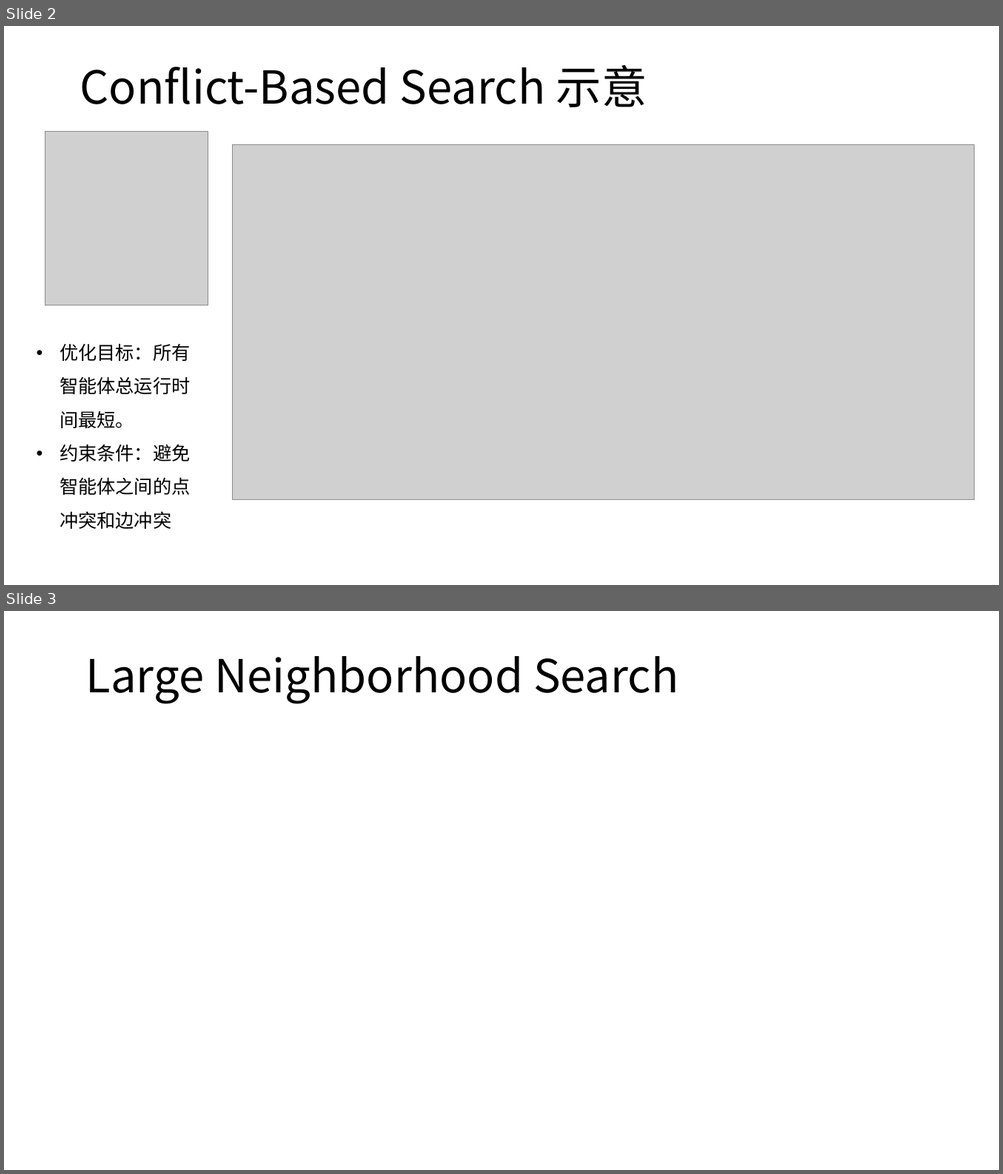
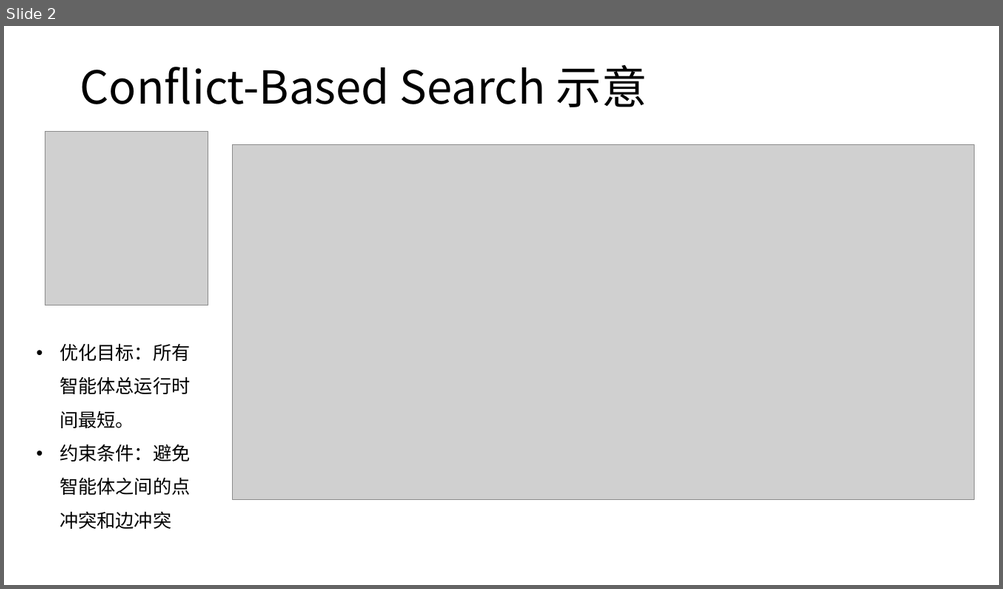
Before and after one commit to ssfc/npbenchmark, a slide deck: npbenchmark-main/MAPF/CBS-LNS.pptx. Shown one above the other, each under a label of ours: slides 2 and 3 before the commit, slide 2 after it. The pictures are 1003x1174 and 1003x589 pixels, drawn with LibreOffice and Linux fonts; fonts in the diff are those of the drawing; grey boxes stand for pictures. Boxes give left, top, right and bottom in pixels: in the first picture for what was removed or moved away, otherwise in the second. Text is boxed around its words. In the diff, an @@ line names an element or a change of style, - is before the commit and + after.

```diff
--- a/npbenchmark-main/MAPF/CBS-LNS.pptx
+++ b/npbenchmark-main/MAPF/CBS-LNS.pptx
@@ slide 3 removed at (4, 611, 999, 1170), background #FFFFFF @@
@@ title removed at (86, 656, 679, 704) @@
-Large Neighborhood Search
```
Also in this commit, not shown: 2 slides added, 3 other files.
